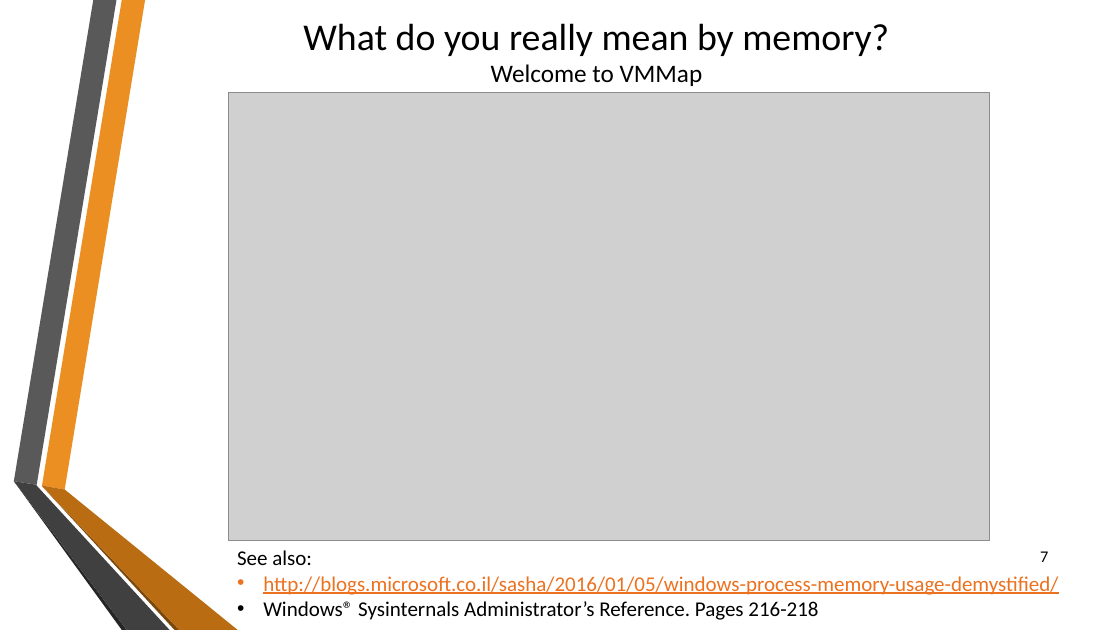
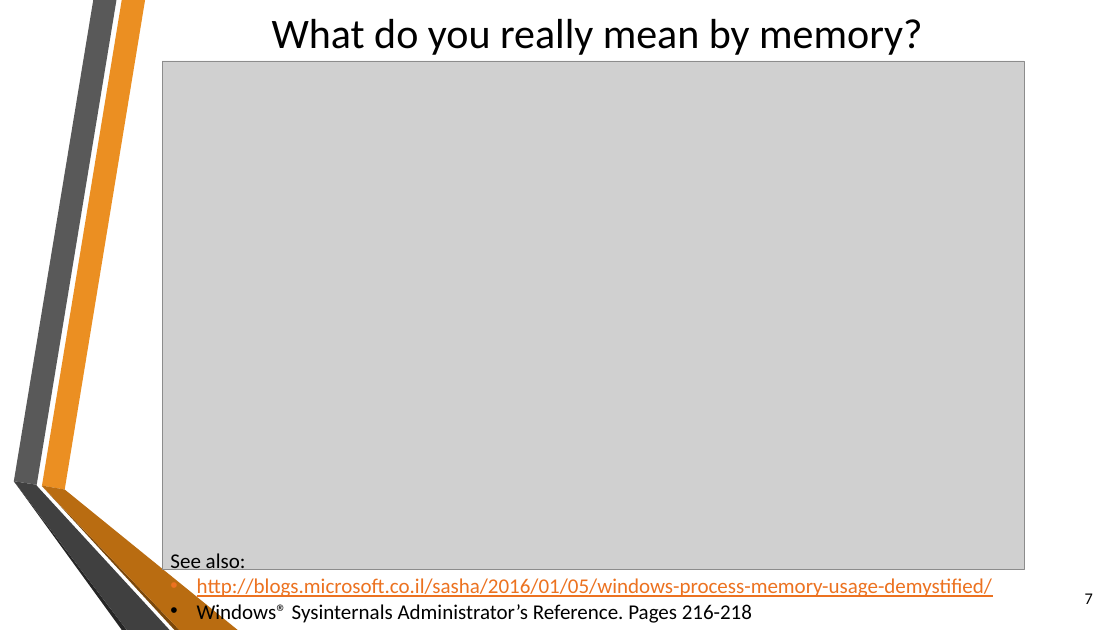
Before and after one commit to sflusov/IISSharingAssemblies, a slide deck: slide 7 of presentation/Sharing common assemblies.pptx. Drawn at 1120x630 pixels with LibreOffice and Linux fonts; fonts in the diff are those of the drawing; grey boxes stand for pictures; background and template pictures are left out. Boxes give left, top, right and bottom in pixels: in the first picture for what was removed or moved away, otherwise in the second. Text is boxed around its words. In the diff, an @@ line names an element or a change of style, - is before the commit and + after.

```diff
--- a/presentation/Sharing common assemblies.pptx
+++ b/presentation/Sharing common assemblies.pptx
@@ title at [272,19,922,55]: text changed; size 32.4 to 36 pt @@
-What do you really mean by memory?
-Welcome to VMMap
+What do you really mean by memory?
@@ picture: place and size @@
-picture at [229,92,989,541]
+picture at [162,61,1024,570]
@@ text "See also:": place and size @@
-text "See also:" at [237,550,1058,620]
+text "See also:" at [170,553,992,625]
@@ page number: place and size @@
-page number at [1040,551,1048,562]
+page number at [1085,593,1093,604]
```
Also in this commit, not shown: 14 other slides changed, 3 slides added, 1 slide removed.
